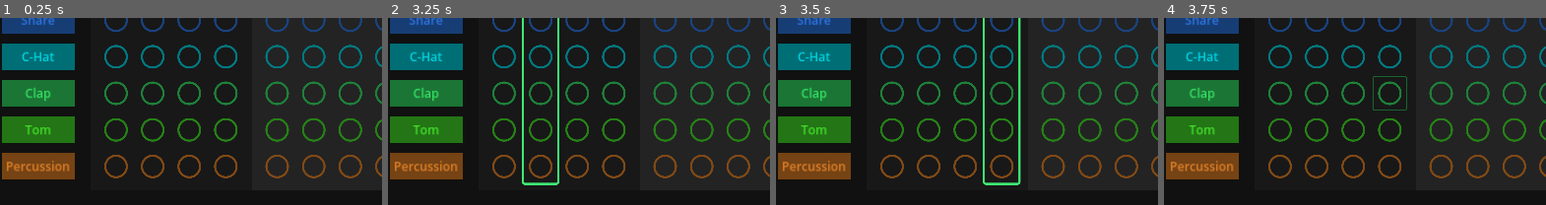
Above: before the commit, frames 1-4 (left to right).
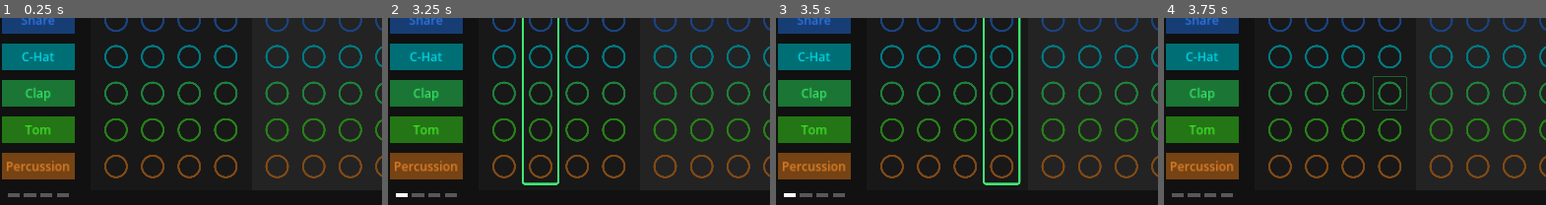
Above: after the commit, the same moments.

Repository: JulienToumieh/bsteppr
Game: Godot game, scene res://main.tscn
Two runs of this game, one before a commit and one after it. Both use one fixed random seed, a clock stepped at 60 frames per second and the inputs below.
Inputs (mouse positions are % of the whole screen's width and height, from its top left):
- Up to frame 1 (0.25 s): no input
- Up to frame 2 (3.25 s): click (18, 11) at 0.52 s; click (18, 11) at 1.27 s; click (18, 11) at 2.02 s; tap Enter at 2.75 s; move the mouse to (74, 46) at 2.77 s; tap Space (start-stop) at 2.85 s; click (74, 46) at 2.92 s
- Up to frame 3 (3.5 s): no input
- Up to frame 4 (3.75 s): tap Space (start-stop) at 3.5 s; drag from (31, 56) to (46, 71) at 3.52 s
The pictures show only the part of the screen within x 3-53%, y 39-89%; the shares and areas given below are measured in that part.

The runs differ from the first frame. In frame 1, 0.3% of the frame differs, in the area x 2-19%, y 93-96%; in frame 2, 0.3%; in frame 3, 0.3%; in frame 4, 0.3%.

Commit message:
Added loop bar indicator

Diff:
--- a/Globals.gd
+++ b/Globals.gd
@@ -78,6 +78,7 @@
 	else:
 		playbackPosition += 1
 	get_parent().get_node("Main/BeatGrid").updateTrackerPos()
+	get_parent().get_node("Main").updateBarIndicator()
 
 	if playbackPosition % 2 and swing != 0: await get_tree().create_timer(((60.0 / bpm) * 4) * (swing * 1.0 / 100.0) * 0.035).timeout
 	for ins in range(8):
--- a/main.gd
+++ b/main.gd
@@ -15,6 +15,22 @@
 	get_node("PlayPauseButton/Pause").visible = Globals.playing
 	get_node("TempoDisp/Tempo").text = str(Globals.bpm)
 	get_node("TempoDisp/Swing").text = str(Globals.swing) + "%"
+	updateBarIndicator()
+
+func updateBarIndicator():
+	get_node("BarIndicator/b1").modulate.a = 0.3
+	get_node("BarIndicator/b2").modulate.a = 0.3
+	get_node("BarIndicator/b3").modulate.a = 0.3
+	get_node("BarIndicator/b4").modulate.a = 0.3
+	match Globals.barRound - 1:
+		0:
+			get_node("BarIndicator/b1").modulate.a = 1
+		1:
+			get_node("BarIndicator/b2").modulate.a = 1
+		2:
+			get_node("BarIndicator/b3").modulate.a = 1
+		3:
+			get_node("BarIndicator/b4").modulate.a = 1
 
 func _on_play_pause_button_pressed():
 	Globals.togglePlayback()
--- a/main.tscn
+++ b/main.tscn
@@ -8,6 +8,7 @@
 [ext_resource type="PackedScene" uid="uid://c0b6f0lpdqqq6" path="res://scenes/loop_chip_container.tscn" id="6_ob1h3"]
 [ext_resource type="Texture2D" uid="uid://dru3lrb1yb3v8" path="res://assets/drum set.svg" id="7_jdhqv"]
 [ext_resource type="Texture2D" uid="uid://d2l8uygqao7uf" path="res://assets/settings.svg" id="8_own0v"]
+[ext_resource type="Texture2D" uid="uid://cwguhnm6ysoaf" path="res://assets/1px.png" id="9_7kt5k"]
 
 [sub_resource type="StyleBoxEmpty" id="StyleBoxEmpty_xcn34"]
 
@@ -128,6 +129,29 @@
 theme_override_styles/normal = SubResource("StyleBoxEmpty_58uxl")
 flat = true
 
+[node name="BarIndicator" type="Node2D" parent="."]
+position = Vector2(120, 640)
+
+[node name="b4" type="Sprite2D" parent="BarIndicator"]
+position = Vector2(48, 0)
+scale = Vector2(24, 7.99999)
+texture = ExtResource("9_7kt5k")
+
+[node name="b3" type="Sprite2D" parent="BarIndicator"]
+position = Vector2(16, 0)
+scale = Vector2(24, 7.99999)
+texture = ExtResource("9_7kt5k")
+
+[node name="b2" type="Sprite2D" parent="BarIndicator"]
+position = Vector2(-16, 0)
+scale = Vector2(24, 7.99999)
+texture = ExtResource("9_7kt5k")
+
+[node name="b1" type="Sprite2D" parent="BarIndicator"]
+position = Vector2(-48, 0)
+scale = Vector2(24, 7.99999)
+texture = ExtResource("9_7kt5k")
+
 [connection signal="pressed" from="PlayPauseButton" to="." method="_on_play_pause_button_pressed"]
 [connection signal="pressed" from="TempoDisp/TempoButton" to="." method="_on_tempo_button_pressed"]
 [connection signal="pressed" from="UIButtons/BDrumKit" to="." method="_on_b_drum_kit_pressed"]
Not shown: 1 places in main.tscn that only renumber resources
